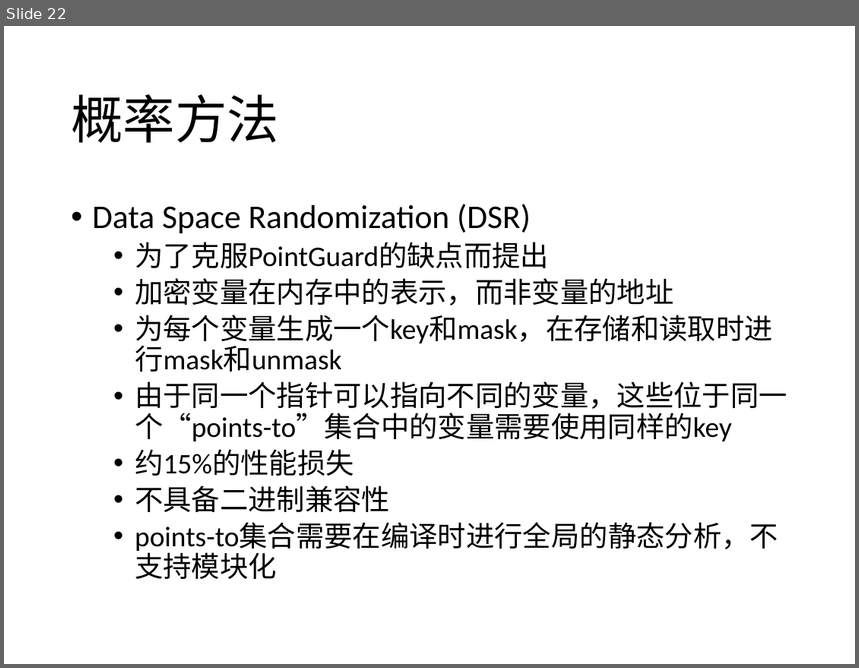
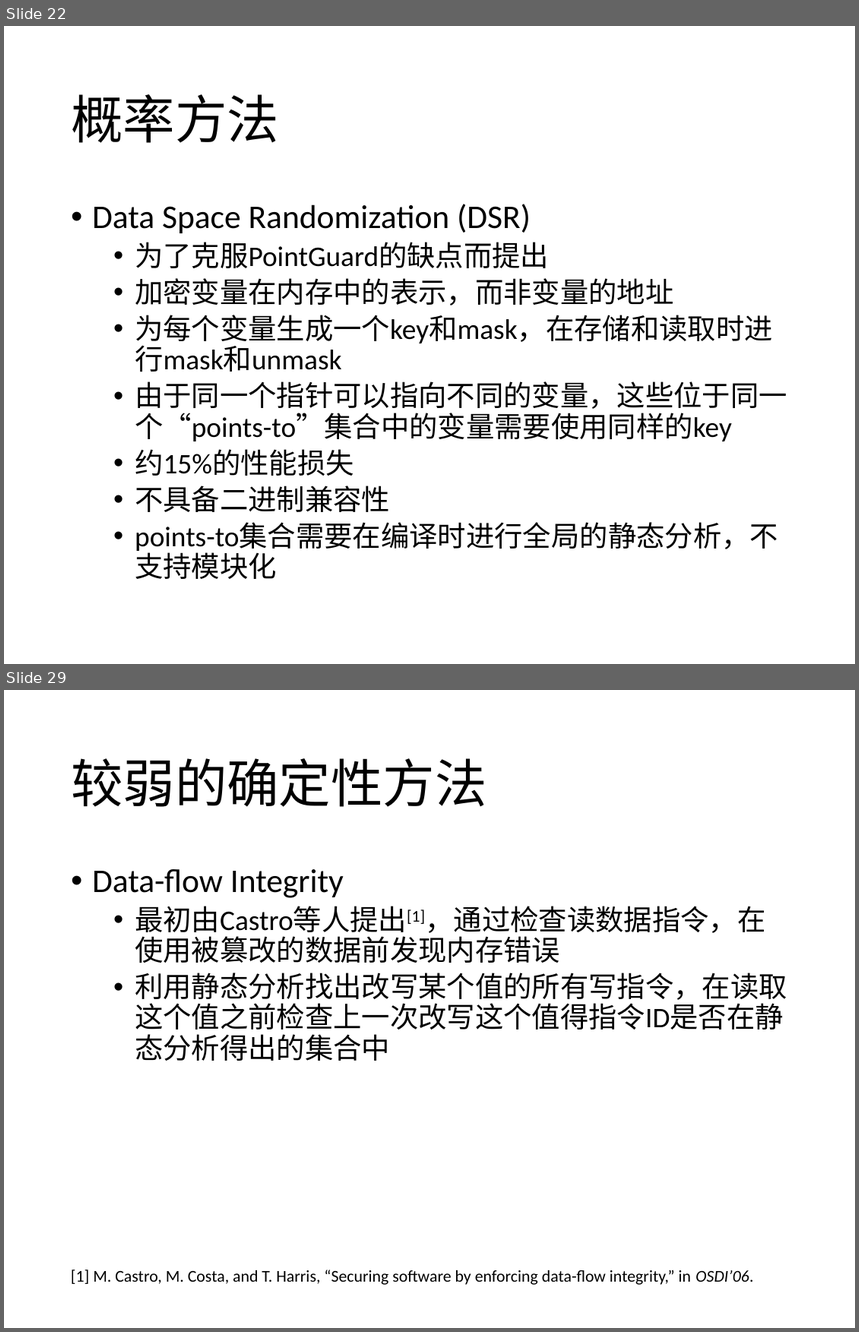
Before and after one commit to CodeATA/Docs, a slide deck: 内存安全报告.pptx. Shown one above the other, each under a label of ours: slide 22 before the commit, slides 22 and 29 after it; the slides between them are not shown. The pictures are 859x668 and 859x1332 pixels, drawn with LibreOffice and Linux fonts; fonts in the diff are those of the drawing. Boxes give left, top, right and bottom in pixels: in the first picture for what was removed or moved away, otherwise in the second. Text is boxed around its words. In the diff, an @@ line names an element or a change of style, - is before the commit and + after.

```diff
--- a/内存安全报告.pptx
+++ b/内存安全报告.pptx
@@ slide 29 added at (4,690,855,1328), background #FFFFFF @@
@@ title added at (71,758,487,807), 44 pt, text #000000 @@
+较弱的确定性方法
@@ text added at (92,869,788,1036), 24 pt, text #000000 @@
+• Data-flow Integrity
+  • 最初由Castro等人提出[1]，通过检查读数据指令，在使用被篡改的数据前发现内存错误
+  • 利用静态分析找出改写某个值的所有写指令，在读取这个值之前检查上一次改写这个值得指令ID是否在静态分析得出的集合中
@@ text added at (71,1270,753,1285), 14 pt, text #000000 @@
+[1] M. Castro, M. Costa, and T. Harris, “Securing software by enforcing data-flow integrity,” in OSDI’06.
```
Also in this commit, not shown: 1 slide changed, 13 other slides added, 1 other file.
